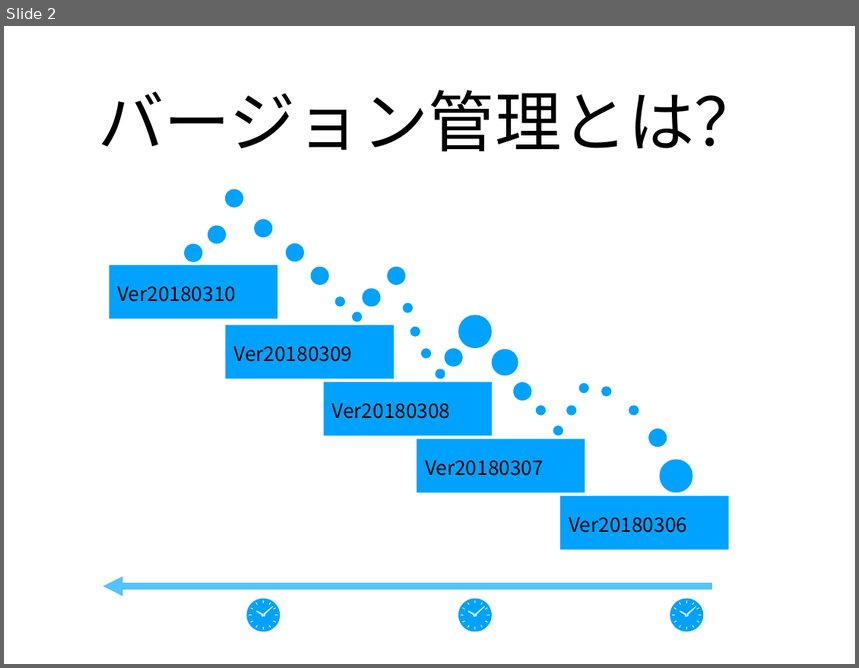
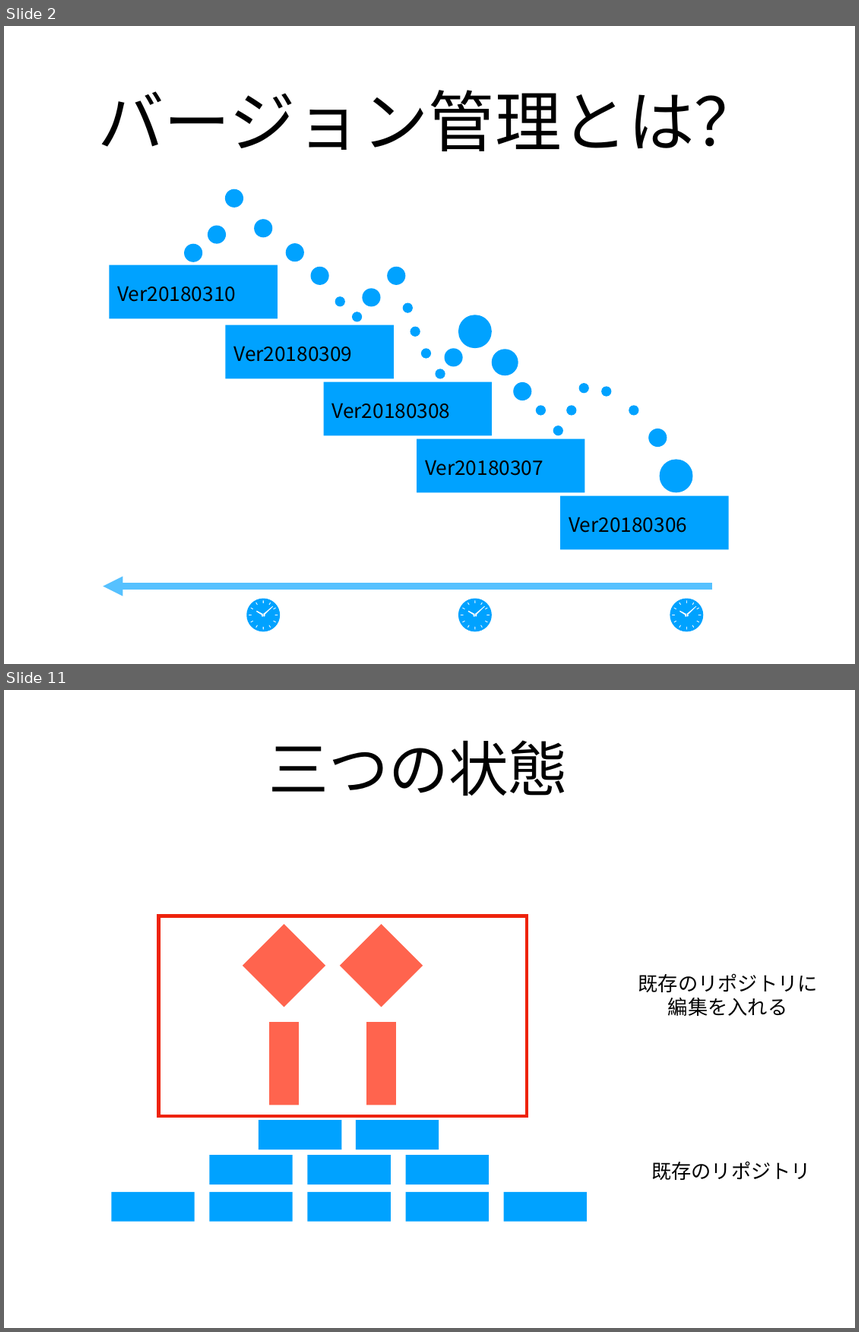
Before and after one commit to xu1718191411/NagoyaStudy, a slide deck: Git入門.pptx. Shown one above the other, each under a label of ours: slide 2 before the commit, slides 2 and 11 after it; the slides between them are not shown. The pictures are 859x668 and 859x1332 pixels, drawn with LibreOffice and Linux fonts; fonts in the diff are those of the drawing. Boxes give left, top, right and bottom in pixels: in the first picture for what was removed or moved away, otherwise in the second. Text is boxed around its words. In the diff, an @@ line names an element or a change of style, - is before the commit and + after.

```diff
--- a/Git入門.pptx
+++ b/Git入門.pptx
@@ slide 11 added at (4, 690, 855, 1328), background #FFFFFF @@
@@ text added at (269, 740, 569, 796), 72 pt, text #000000 @@
+三つの状態
@@ rectangle added at (158, 916, 527, 1117), outline #EE230C 4 pt @@
@@ freeform shape added at (243, 924, 326, 1007), fill #FF644E @@
@@ freeform shape added at (340, 924, 423, 1007), fill #FF644E @@
@@ text added at (639, 973, 818, 1016), 24 pt, text #000000 @@
+既存のリポジトリに
+編集を入れる
@@ rectangle added at (270, 1022, 299, 1106), fill #FF644E @@
@@ rectangle added at (367, 1022, 396, 1106), fill #FF644E @@
@@ group added at (112, 1120, 587, 1221): 10 rectangles @@
@@ text added at (652, 1161, 811, 1180), 24 pt, text #000000 @@
+既存のリポジトリ
```
Also in this commit, not shown: 2 slides changed, 15 other slides added, 7 slides removed, 1 other file.
